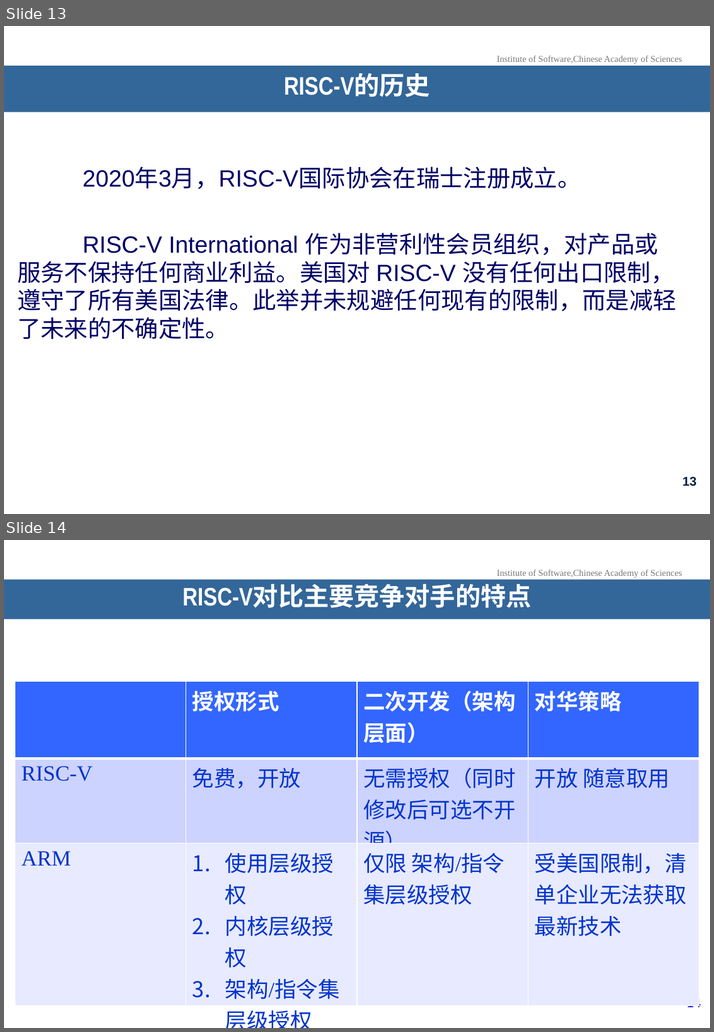
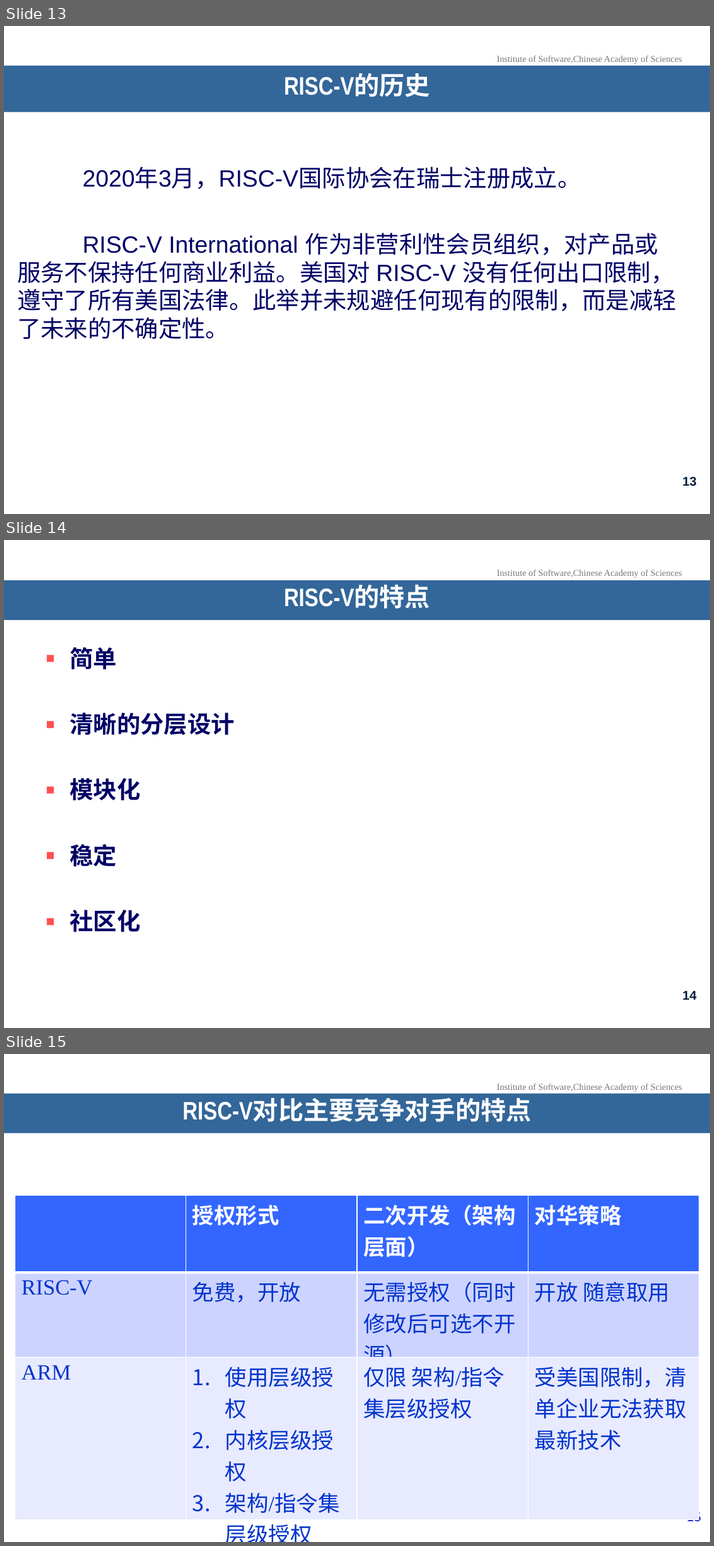
Before and after one commit to KiritakeKumi/OpenEuler-Application-For-RISC-V-Programming, a slide deck: Files/Chapter1/Class1/第一章_第一讲_了解 RISC-V.pptx. Shown one above the other, each under a label of ours: slides 13 and 14 before the commit, slides 13, 14 and 15 after it. The pictures are 714x1032 and 714x1546 pixels, drawn with LibreOffice and Linux fonts; fonts in the diff are those of the drawing; background and template pictures are left out. Boxes give left, top, right and bottom in pixels: in the first picture for what was removed or moved away, otherwise in the second. Text is boxed around its words. In the diff, an @@ line names an element or a change of style, - is before the commit and + after.

```diff
--- a/Files/Chapter1/Class1/第一章_第一讲_了解 RISC-V.pptx
+++ b/Files/Chapter1/Class1/第一章_第一讲_了解 RISC-V.pptx
@@ slide 14 added at (4,540,710,1028), background picture (left out); not listed: 1 template element that a slide beside it also shows @@
@@ title added at (4,580,710,620), fill #336699, 28 pt, text #FFFFFF, bold @@
+RISC-V的特点
@@ text added at (70,647,234,932), 26 pt, text #000066, bold @@
+▪ 简单
+▪ 清晰的分层设计
+▪ 模块化
+▪ 稳定
+▪ 社区化
@@ page number added at (682,991,696,1000), 14 pt, text #001D3A, bold @@
+14
@@ what was slide 14 is now slide 15 @@
@@ page number at (686,1513,700,1521): text changed @@
-14
+15
```
Also in this commit, not shown: 1 other slide added, 3 other files.
